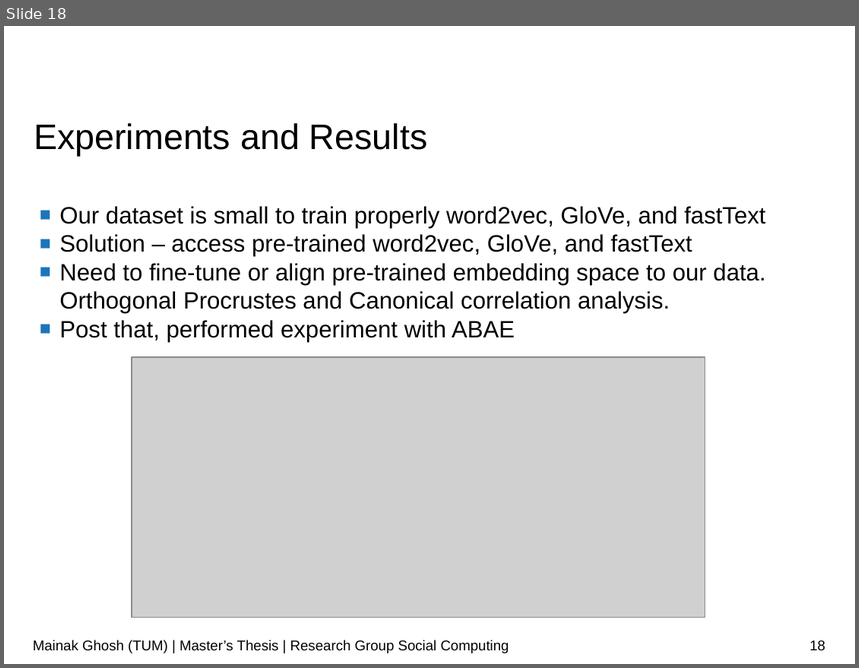
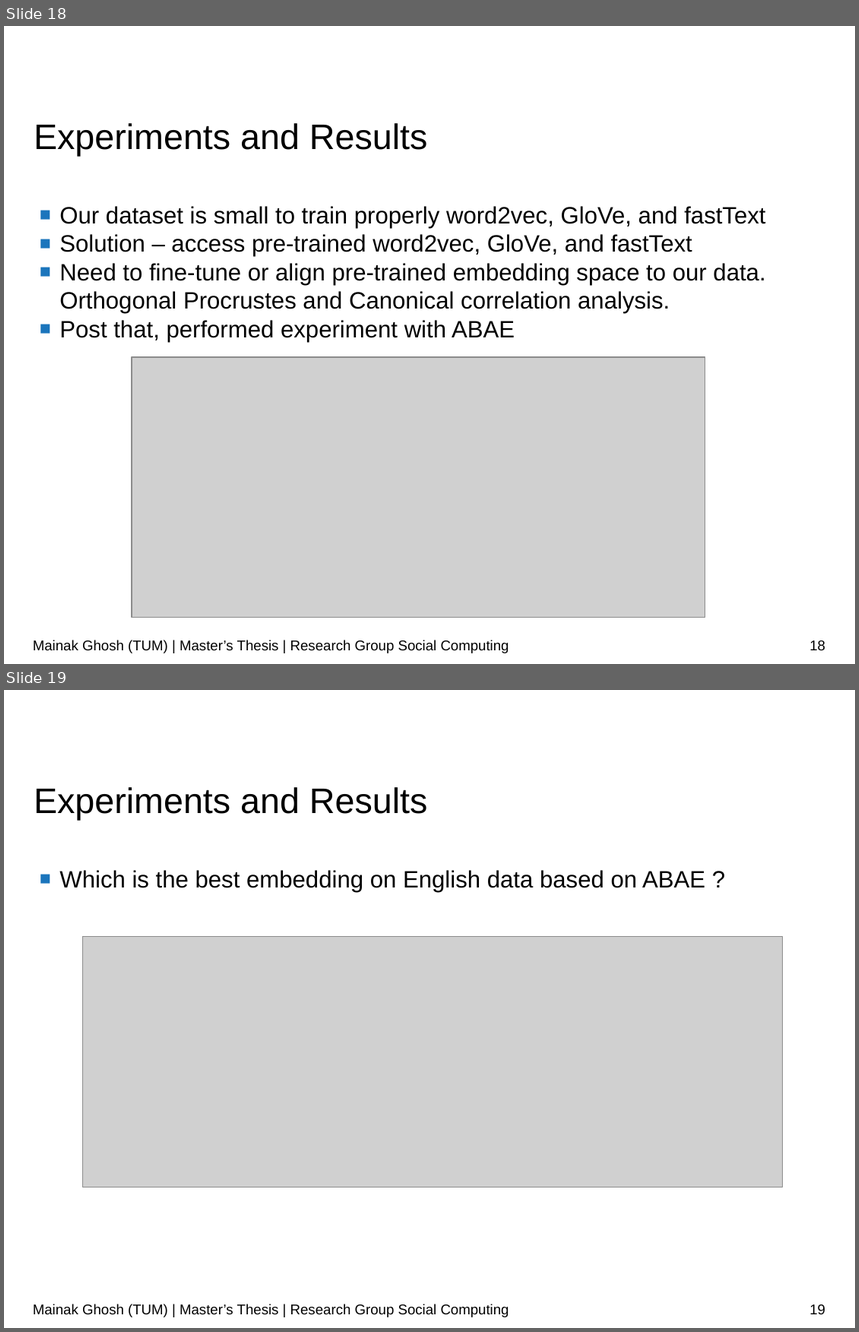
Before and after one commit to ghoshmainak/mainak-master-thesis, a slide deck: report/thesis-ppt.odp. Shown one above the other, each under a label of ours: slide 18 before the commit, slides 18 and 19 after it. The pictures are 859x668 and 859x1332 pixels, drawn with LibreOffice and Linux fonts; fonts in the diff are those of the drawing; grey boxes stand for pictures; background and template pictures are left out. Boxes give left, top, right and bottom in pixels: in the first picture for what was removed or moved away, otherwise in the second. Text is boxed around its words. In the diff, an @@ line names an element or a change of style, - is before the commit and + after.

```diff
--- a/report/thesis-ppt.odp
+++ b/report/thesis-ppt.odp
@@ slide 19 added at (x1=4, y1=690, x2=855, y2=1328), background #FFFFFF @@
@@ title added at (x1=34, y1=787, x2=427, y2=820), 30 pt, text #000000 @@
+Experiments and Results
@@ text added at (x1=59, y1=870, x2=705, y2=892), 20 pt, text #000000 @@
+■ Which is the best embedding on English data based on ABAE ?
@@ picture added at (x1=82, y1=937, x2=782, y2=1187) @@
@@ text added at (x1=33, y1=1304, x2=509, y2=1318), 12 pt, text #000000 @@
+Mainak Ghosh (TUM) | Master’s Thesis | Research Group Social Computing
@@ page number added at (x1=810, y1=1305, x2=826, y2=1315), 12 pt, text #000000 @@
+19
```
Also in this commit, not shown: 8 other slides added, 16 slides removed, 1 other file.
